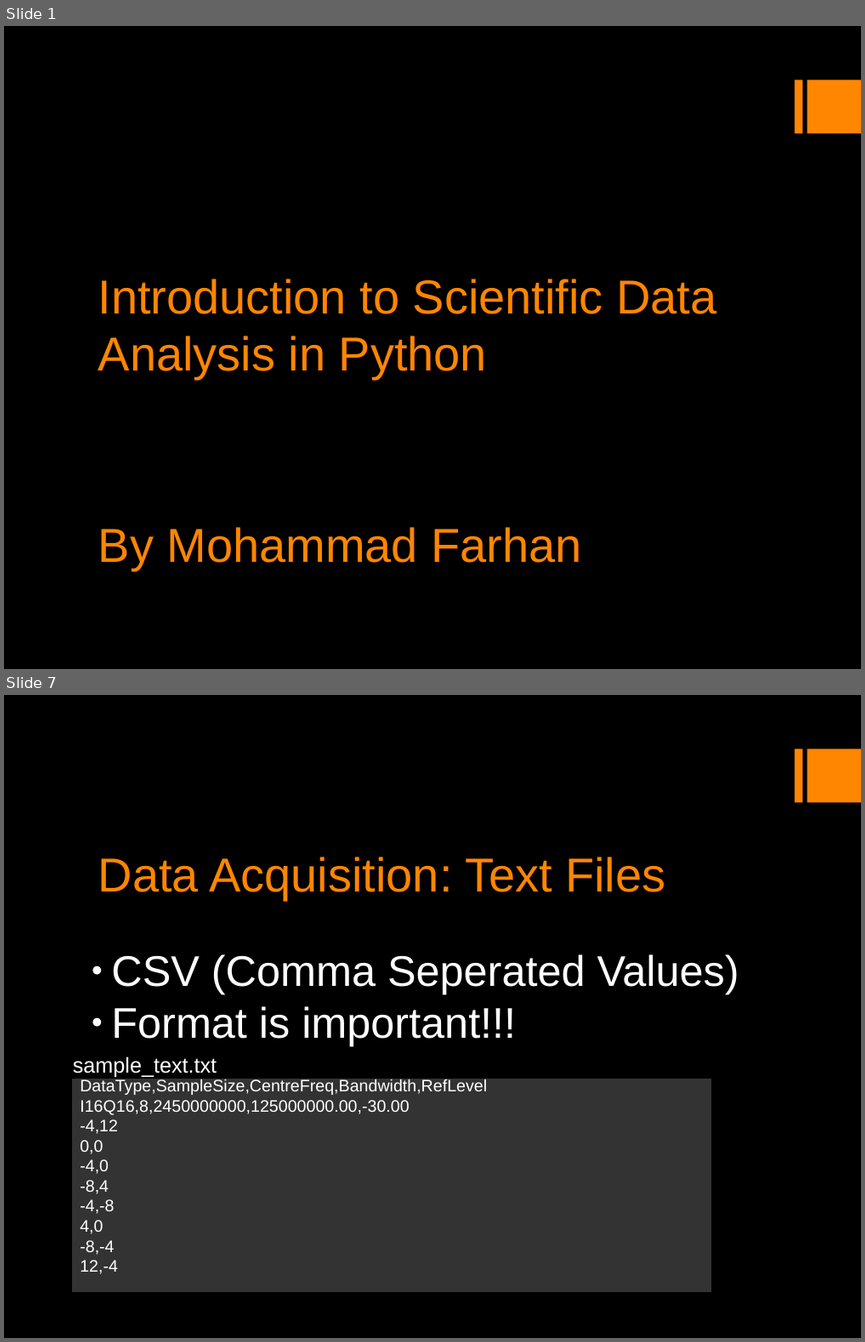
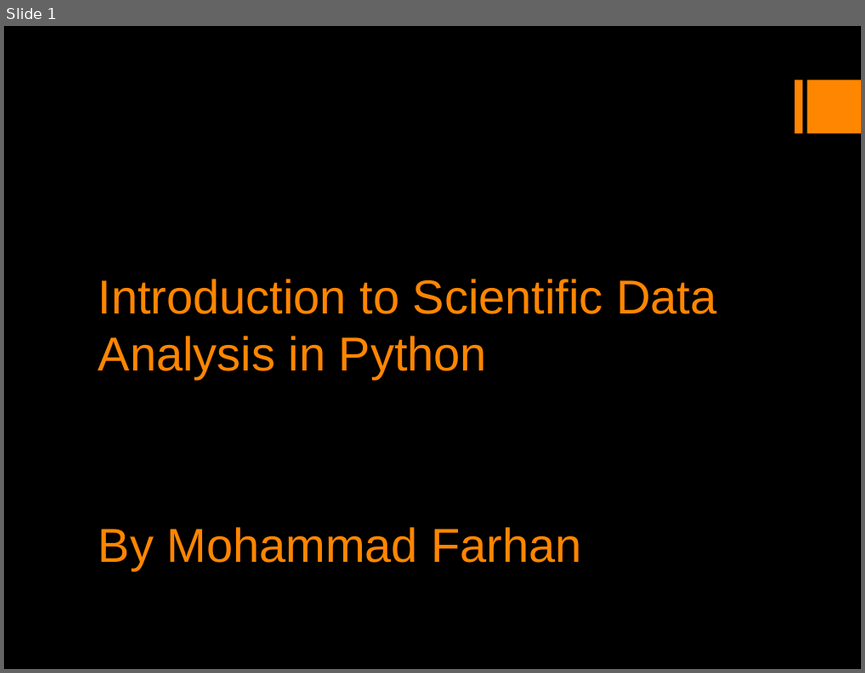
Before and after one commit to mfarhan12/intro_to_scientific_computing, a slide deck: Introduction to Scientific Computing in Python.odp. Shown one above the other, each under a label of ours: slides 1 and 7 before the commit, slide 1 after it; the slides between them are not shown. The pictures are 865x1342 and 865x673 pixels, drawn with LibreOffice and Linux fonts; fonts in the diff are those of the drawing. Boxes give left, top, right and bottom in pixels: in the first picture for what was removed or moved away, otherwise in the second. Text is boxed around its words. In the diff, an @@ line names an element or a change of style, - is before the commit and + after.

```diff
--- a/Introduction to Scientific Computing in Python.odp
+++ b/Introduction to Scientific Computing in Python.odp
@@ slide 7 removed at <box>4,695,861,1338</box>, background #000000; not listed: 2 template elements that a slide beside it also shows @@
@@ title removed at <box>98,857,665,900</box> @@
-Data Acquisition: Text Files
@@ text removed at <box>111,954,739,1046</box> @@
-● CSV (Comma Seperated Values)
-● Format is important!!!
@@ text removed at <box>73,1056,216,1077</box> @@
-sample_text.txt
@@ rectangle removed at <box>72,1078,712,1293</box> @@
-DataType,SampleSize,CentreFreq,Bandwidth,RefLevel
-I16Q16,8,2450000000,125000000.00,-30.00
--4,12
-0,0
--4,0
--8,4
--4,-8
-4,0
--8,-4
-12,-4
```
Also in this commit, not shown: 5 slides changed, 7 slides added, 7 other files.
